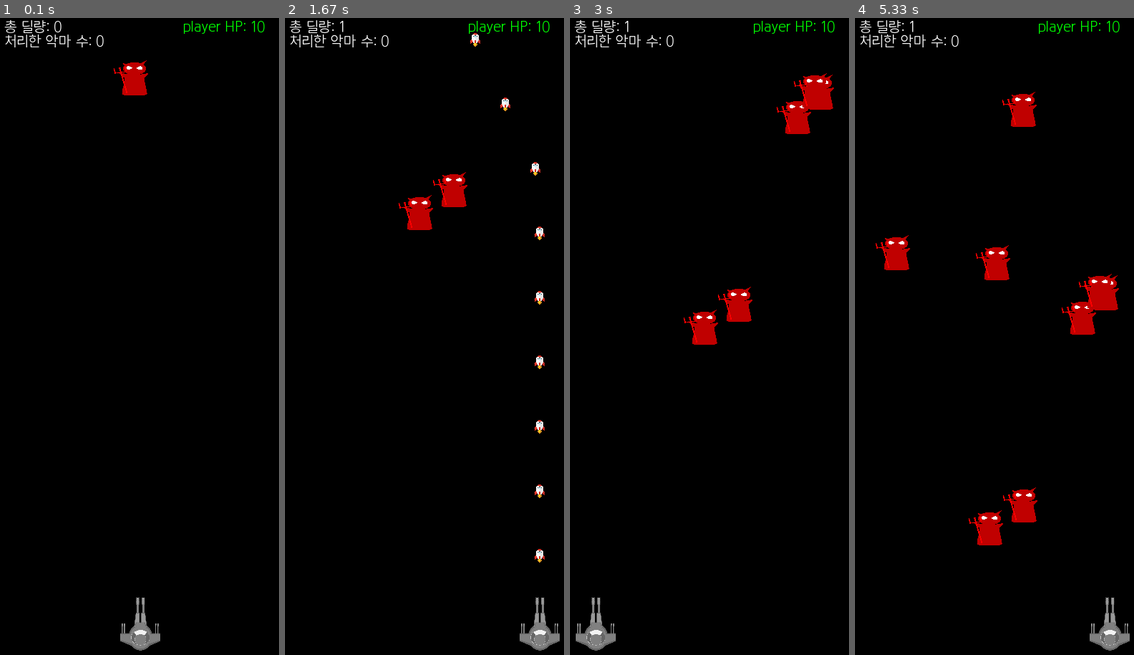
Above: before the commit, frames 1-4 (left to right).
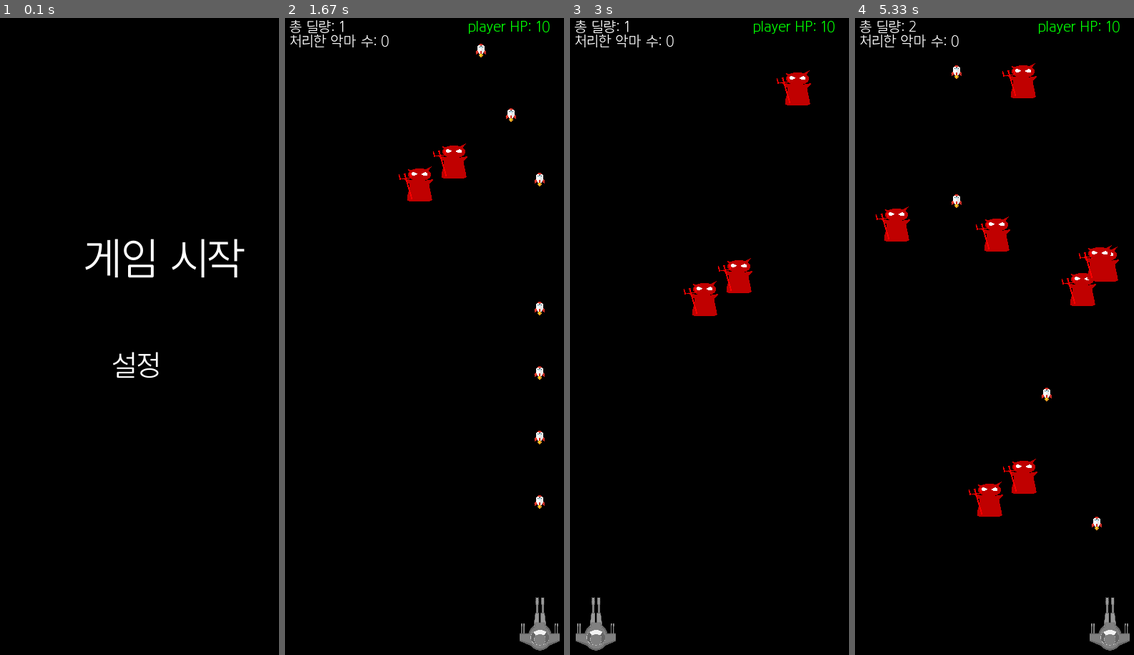
Above: after the commit, the same moments.

Repository: pygameprj/pygame
Game: pygame game, started from Pygame_t2.py
Two runs of this game, one before a commit and one after it. Both use one fixed random seed, a clock stepped at 60 frames per second and the inputs below.
Inputs:
- Up to frame 1 (0.1 s): no input
- Up to frame 2 (1.67 s): tap Keypad Enter at 0.33 s; hold Space 0.67-1.13 s; hold Right 0.67-1.13 s; hold Space 1.17-1.63 s; hold Right 1.17-1.63 s
- Up to frame 3 (3 s): hold Left 2.17-2.7 s; hold Left from 2.73 s (still down)
- Up to frame 4 (5.33 s): release Left at 3.13 s; hold Right 3.17-3.8 s; tap Space at 3.83, 4.23, 4.53, 4.73, 5.03, 5.23 s; hold Left 4.17-4.63 s; hold Right 4.67-5.13 s; hold Right from 5.17 s (still down)

The runs differ from the first frame. In frame 1, 2.6% of the frame differs, in the area x 1-95%, y 0-100%; in frame 2, 2.3%; in frame 3, 2.7%; in frame 4, 5.6%, in the area x 7-95%, y 0-83%.

Commit message:
게임 초기 화면 추가 및 좀 더 객체 지향 적으로 코드 수정

Diff:
--- a/Pygame_t2.py
+++ b/Pygame_t2.py
@@ -28,7 +28,6 @@
 player_SPEED = 7
 missile_SPEED = 15
 obs_HP = 4
-obs_SPEED = 2
 
 #objSize
 playerSizeX = 80
@@ -42,7 +41,6 @@
 
 SCREEN_WIDTH = 400 #가로
 SCREEN_HEIGHT = 900 #세로
-screen = pygame.display.set_mode((SCREEN_WIDTH, SCREEN_HEIGHT))
 
 #오브젝트 클래스
 class obj:
@@ -64,7 +62,7 @@
         self.img = pygame.transform.scale(self.img, (sx, sy))
         self.sx, self.sy = self.img.get_size()
 
-    def show(self):
+    def show(self, screen):
         screen.blit(self.img, (self.x, self.y))
 
 def initPlayer(player):
@@ -85,7 +83,7 @@
     missile.STR = m_STR
     m_list.append(missile)
 
-def newobs(obs_list):
+def newobs(obs_list, obs_SPEED = 2):
     if random.random() < M_PER/100:
         obstacle = obj()  # devil
         obstacle.put_img(obsFile[addressTF])
@@ -140,7 +138,7 @@
             del obj_list[delObj]
 
 #오브젝트가 나가면 삭제
-def outOfObj(obj_list, player):
+def outObj(obj_list, player):
     count = 0
     delObj_list = []
     if len(obj_list):
@@ -185,25 +183,84 @@
     return TF
 
 #그리기 함수
-def drawf(screen, player, m_list, obs_list, boom_list):
-    screen.fill(BLACK)
-    player.show()
+def drawInit(screenInit, state = 0):
+    screenInit.fill(BLACK)
+    # if state == 0:
+    #     writeScore(screenInit, "게임 시작", 120, 300, color = WHITE, size = 40)
+    #     writeScore(screenInit, "설정", 160, 460, color = WHITE, size = 40)
+    if state == 0:
+        writeScore(screenInit, "게임 시작", 120, 300, color = WHITE, size = 60)
+        writeScore(screenInit, "설정", 160, 460, color = WHITE, size = 40)
+    elif state == 1:
+        writeScore(screenInit, "게임 시작", 120, 300, color = WHITE, size = 40)
+        writeScore(screenInit, "설정", 160, 460, color = WHITE, size = 60)
+    return state
+
+def initDisplay(screenInit, clock):
+    state = 0
+    while True:
+        clock.tick(60)
+        for event in pygame.event.get():
+            if event.type == pygame.QUIT:
+                exit(0)
+        key_event = pygame.key.get_pressed()
+        if drawInit(screenInit, state) == 0 and (key_event[pygame.K_KP_ENTER]):
+            break
+        if key_event[pygame.K_DOWN] and state < 1:
+            state +=1
+        if key_event[pygame.K_UP] and state > 0:
+            state -= 1
+        pygame.display.flip()
+
+def drawGame(screenGame, player, m_list, obs_list, boom_list):
+    screenGame.fill(BLACK)
+    player.show(screenGame)
 
     for missile in m_list:
-        missile.show()
+        missile.show(screenGame)
     for obstacle in obs_list:
-        obstacle.show()
+        obstacle.show(screenGame)
     for boom in boom_list:
-        boom.show()
+        boom.show(screenGame)
     delObjf(boom_list, [i for i in range(len(boom_list))])
+
+def mainKey_event(player, missile_Sound, missile_list, missile_STR, count):
+    # 4-2, 각종 입력 감지
+    for event in pygame.event.get():
+        if event.type == pygame.QUIT:
+            exit(0)
+    # print("player HP: ", player.HP, end ="\n")
+
+    #4-3키입력 움직임
+    key_event = pygame.key.get_pressed()
+    if key_event[pygame.K_LEFT]:
+        player.x -= player.move
+        if player.x <= 0:
+            player.x = 0
+
+    if key_event[pygame.K_RIGHT]:
+        player.x += player.move
+        if player.x >= SCREEN_WIDTH - player.sx:
+            player.x = SCREEN_WIDTH - player.sx
+
+    #스패이스바 입력시 미사일 생성
+    if key_event[pygame.K_SPACE] and count % 6 == 0:
+        missile_Sound.play()
+        newMissile(missile_list, missile_STR, player)
+        count = 0
+    # if key_event[pygame.K_ESCAPE]:
+
+
 #게임 오버
-def ifGameOver(screen, player, size = 40):
+def ifGameOver(screenGame, player, size = 40):
     if player.HP <= 0:
         font = pygame.font.Font(fontFile[addressTF], size)
         text = font.render("GAME OVER!", True, RED)
-        screen.blit(text,(80, SCREEN_HEIGHT/2))
+        screenGame.blit(text,(80, SCREEN_HEIGHT/2))
         pygame.mixer.music.stop()
         pygame.mixer.Sound(gameOverSound[1]).play()
+        pygame.display.flip()
+        time.sleep(3)
         return True
     return False
 
@@ -219,8 +276,8 @@
     pygame.mixer.music.load(happythemeBGM[addressTF])
     pygame.mixer.music.play(-1)
     missile_Sound = pygame.mixer.Sound(laserGunSound[addressTF])
-    screen = pygame.display.set_mode((SCREEN_WIDTH, SCREEN_HEIGHT))
-    global obsCount
+    screenInit = pygame.display.set_mode((SCREEN_WIDTH, SCREEN_HEIGHT))
+    screenGame = pygame.display.set_mode((SCREEN_WIDTH, SCREEN_HEIGHT))
 
     # 2. 게임창 옵션 설정
     title = "My Game"
@@ -231,76 +288,48 @@
     clock = pygame.time.Clock()
     count = 0 #미사일 지연
     damageAmount = 0 #총 딜량
-    obsCount = 0 #장애물 삭제 갯수
+    global obsCount; obsCount = 0 #장애물 삭제 갯수
     missile_STR = 1 #미사일 공격력
-
+    obs_SPEED = 2 # 장애물 속도
+
+    initDisplay(screenInit, clock)
     player = obj()  # SpaceShip
-    initPlayer(player) #플래이어 상태 초기화
+    initPlayer(player) #player state init
 
     # 4. 메인 이벤트
     while True:
-        # 4-1, FPS 설정
+        count += 1
+        # 4-1, FPS setting
         clock.tick(60)
-        # 4-2, 각종 입력 감지
-        for event in pygame.event.get():
-            if event.type == pygame.QUIT:
-                exit(0)
-        # print("player HP: ", player.HP, end ="\n")
-
-        #4-3키입력 움직임
-        key_event = pygame.key.get_pressed()
-        if key_event[pygame.K_LEFT]:
-            player.x -= player.move
-            if player.x <= 0:
-                player.x = 0
-
-        if key_event[pygame.K_RIGHT]:
-            player.x += player.move
-            if player.x >= SCREEN_WIDTH - player.sx:
-                player.x = SCREEN_WIDTH - player.sx
-
-        #스패이스바 입력시 미사일 생성
-        if key_event[pygame.K_SPACE] and count % 6 == 0:
-            missile_Sound.play()
-            newMissile(missile_list, missile_STR, player)
-            count = 0
-
-        count += 1
-
-        # 랜덤하게 생성 되는 장애물
-        newobs(obstacle_list)
+        #check key_event
+        mainKey_event(player, missile_Sound, missile_list, missile_STR, count)
+
+        # random new obstacle
+        if obsCount/10: obs_SPEED = 2 + obsCount/10
+        newobs(obstacle_list, obs_SPEED)
 
         #move obj
         UPObjf(missile_list)
         DOWNObjf(obstacle_list)
 
-        #del obj
-        outOfObj(obstacle_list, player)
+        #delete obj when out
+        outObj(obstacle_list, player)
 
         #충돌시 오브젝트 파괴
         if hitObs(missile_list, obstacle_list, boom_list):  damageAmount += 1
-        #플래이어 체력 감소
+
+        #if player when hit, down HP
         if hitPlayer(player, obstacle_list): downHP(player)
 
-        # print("obs del count: ",obsCount)
-        if obsCount/10:
-            global obs_SPEED
-            obs_SPEED = 2 + obsCount/10
-
-        # 4-4, 그리기
-        drawf(screen, player, missile_list, obstacle_list, boom_list)
-        writeScore(screen, "총 딜량", 10, 0, count = damageAmount)
-        writeScore(screen, "처리한 악마 수", 10, 20, count = obsCount)
-        writeScore(screen, "player HP", SCREEN_WIDTH-140, 00, count = player.HP, color =  GREEN)
-        if ifGameOver(screen, player):
-            pygame.display.flip()
-            break
-
-        # 4-5, 업데이트
+        # 4-4, draw Display
+        drawGame(screenGame, player, missile_list, obstacle_list, boom_list)
+        writeScore(screenGame, "총 딜량", 10, 0, count = damageAmount)
+        writeScore(screenGame, "처리한 악마 수", 10, 20, count = obsCount)
+        writeScore(screenGame, "player HP", SCREEN_WIDTH-140, 00, count = player.HP, color =  GREEN)
+        if ifGameOver(screenGame, player): break
+
+        # 4-5, Display update
         pygame.display.flip()
-    while True:
-        time.sleep(3)
-        break
 
 if __name__ == "__main__":
     main()
